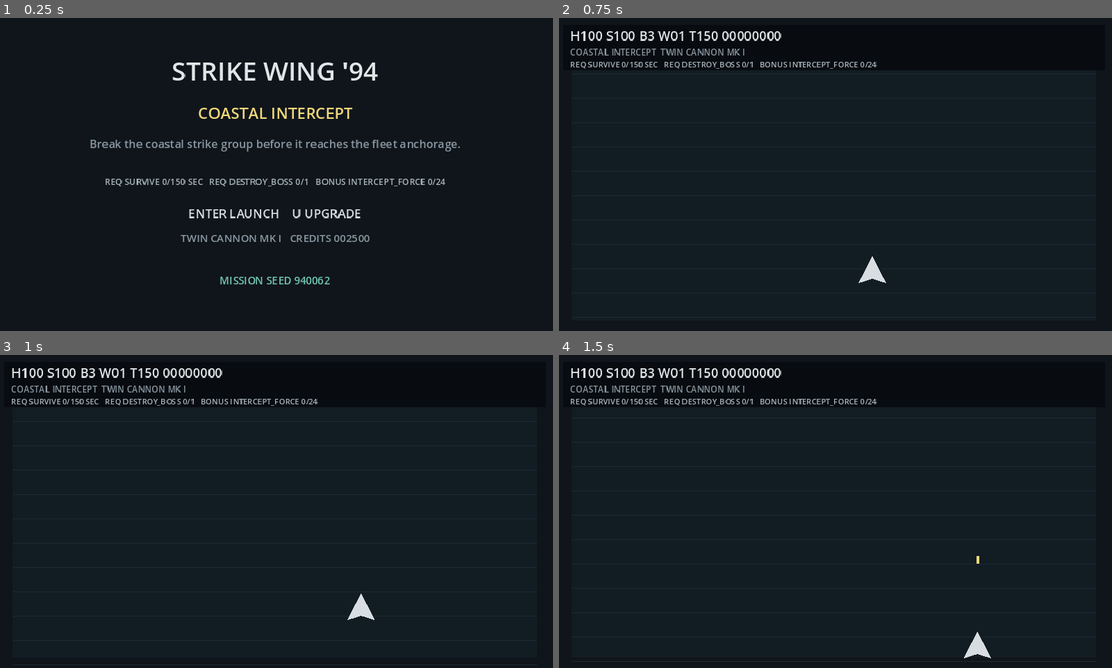
Above: before the commit, frames 1-4 (two rows, left to right).
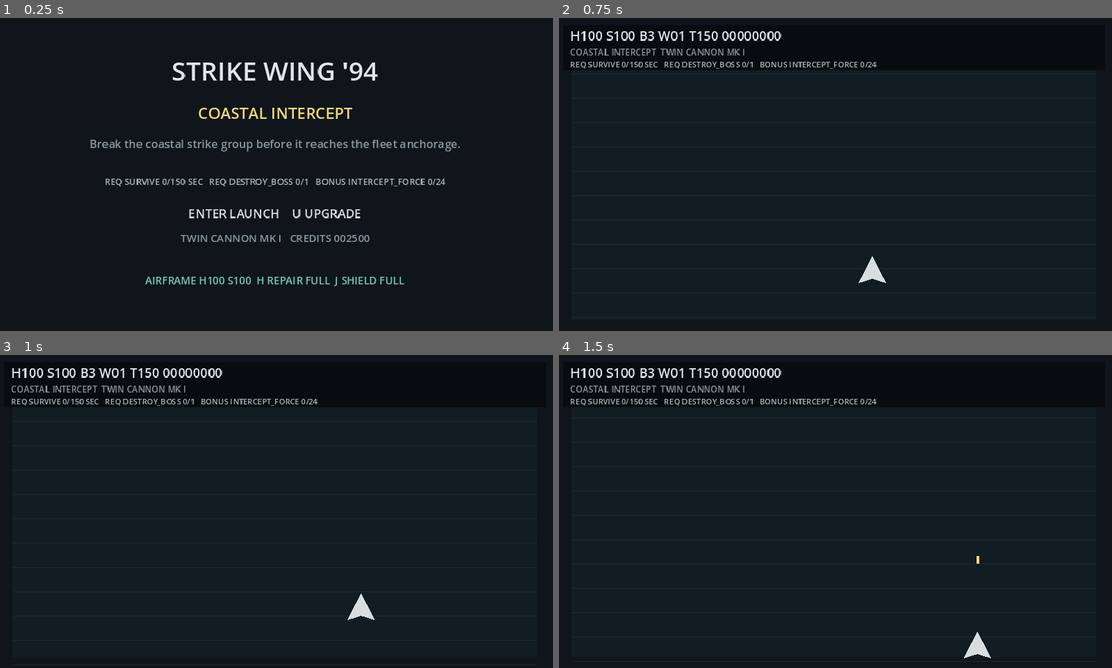
Above: after the commit, the same moments.

Repository: EVAVO-STUDIO/godot-462-strike-wing-94
Game: Godot game, scene res://scenes/main.tscn
The game is run twice, just before and just after one commit, with the same random seed, the same clock (stepped at 60 frames per second) and the same inputs.
Inputs:
- Up to frame 1 (0.25 s): no input
- Up to frame 2 (0.75 s): tap Enter (confirm) at 0.5, 0.6 s; hold D (move_right) from 0.53 s (still down)
- Up to frame 3 (1 s): keep holding D (move_right)
- Up to frame 4 (1.5 s): release D (move_right) at 1.28 s; hold S (move_down) from 1.28 s (still down); tap Space (fire_primary) at 1.35 s

The runs differ from the first frame. In frame 1, 0.6% of the frame differs, in the area x 26-74%, y 82-86%; in frame 2, nothing differs; in frame 3, nothing differs; in frame 4, nothing differs.
Error in both runs: Invalid call to function 'permanent_index (via call)' in base 'Node (weapon_pickup_director.gd)'. Expected 1 arguments. (res://scripts/campaign_save.gd:70)

Commit message:
refactor: remove redundant run seed director

Diff:
--- a/project.godot
+++ b/project.godot
@@ -9,7 +9,6 @@
 [autoload]
 CampaignSave="*res://scripts/campaign_save.gd"
 BossDirector="*res://scripts/boss_director.gd"
-RunSeedDirector="*res://scripts/run_seed_director.gd"
 WeaponPickupDirector="*res://scripts/weapon_pickup_director.gd"
 AccuracyDirector="*res://scripts/accuracy_director.gd"
 RewardDirector="*res://scripts/reward_director.gd"
